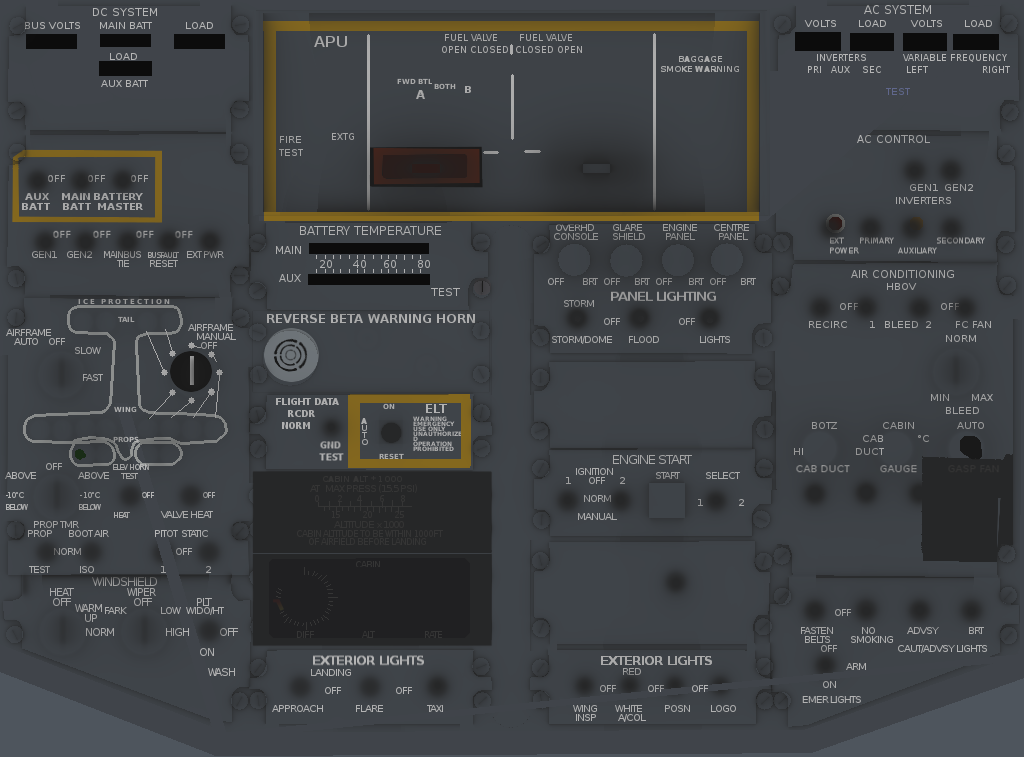
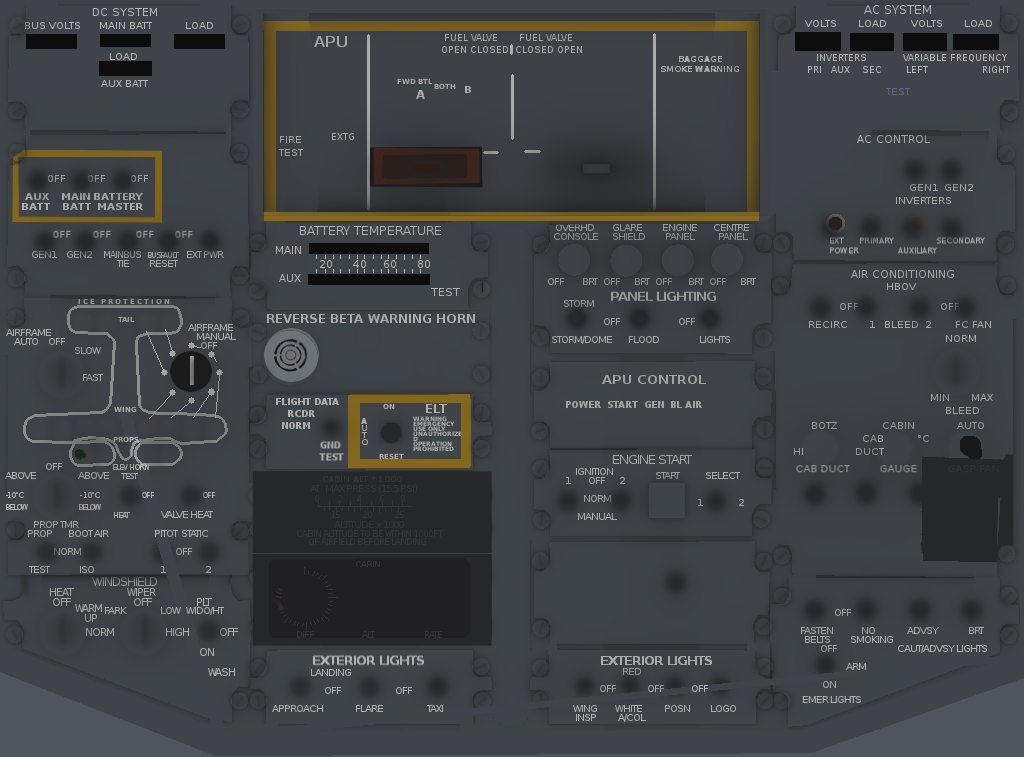
Before/after of a 1024×757 layered artwork. What changed in the layer stack:
painted on "text" over left=566, top=375, right=706, bottom=408
